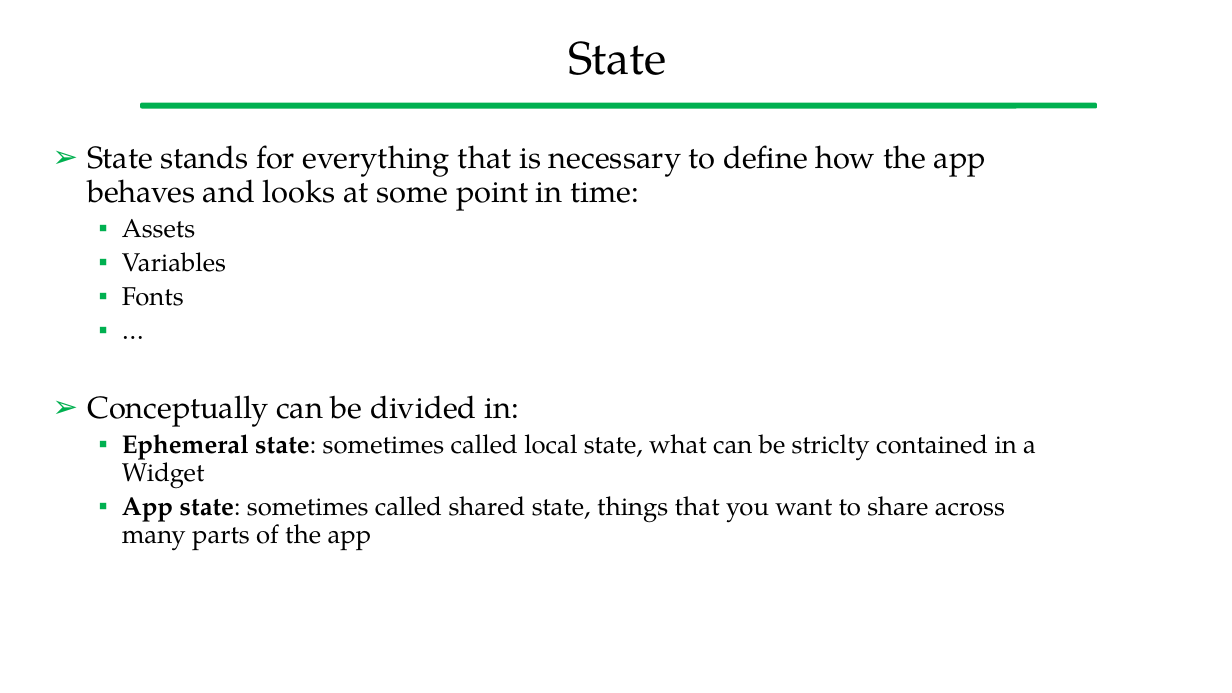
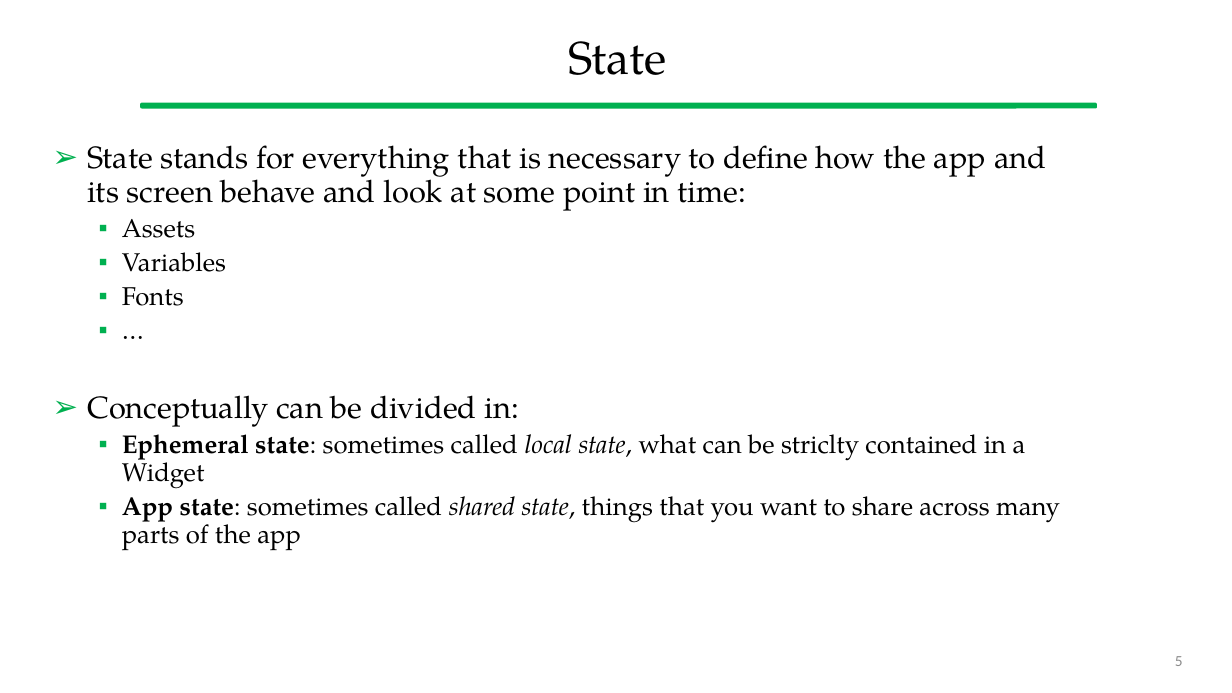
Before and after one commit to gcappon/bwthw, a slide deck: slide 5 of lab_07-state_management/lab_07-state_management.pptx. Drawn at 1232x693 pixels with LibreOffice and Linux fonts; fonts in the diff are those of the drawing. Boxes give left, top, right and bottom in pixels: in the first picture for what was removed or moved away, otherwise in the second. Text is boxed around its words. In the diff, an @@ line names an element or a change of style, - is before the commit and + after.

```diff
--- a/lab_07-state_management/lab_07-state_management.pptx
+++ b/lab_07-state_management/lab_07-state_management.pptx
@@ text at [87, 145, 1046, 211]: text changed @@
-➢ State stands for everything that is necessary to define how the app behaves and looks at some point in time:
+➢ State stands for everything that is necessary to define how the app and its screen behave and look at some point in time:
@@ text at [122, 434, 1060, 551]: italic on in "local state,", "shared state," @@
@@ page number added at [1175, 656, 1183, 666], 12 pt, text #8C8C8C @@
+5
```
Also in this commit, not shown: 35 other slides changed, 3 other files.
